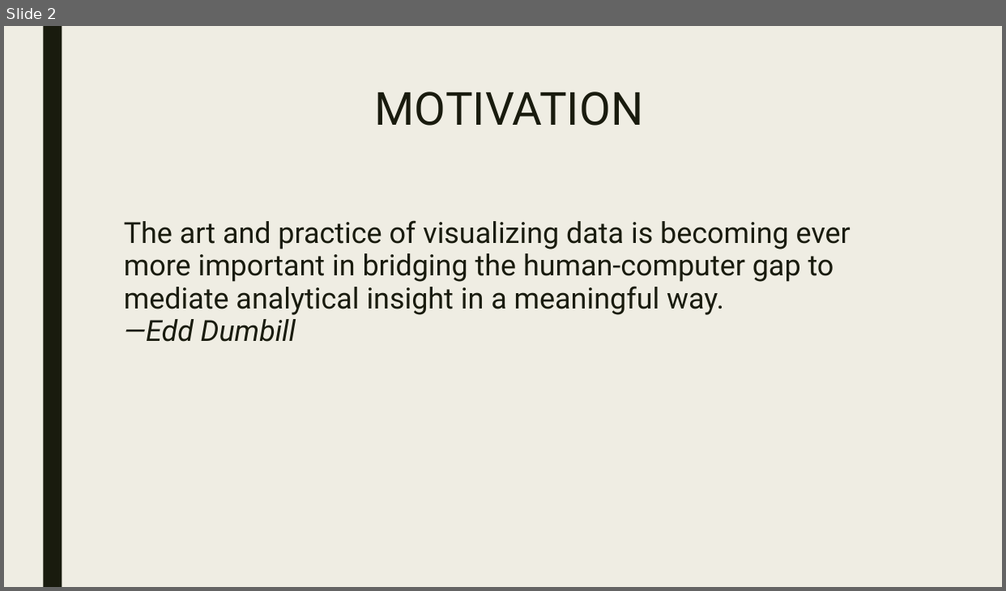
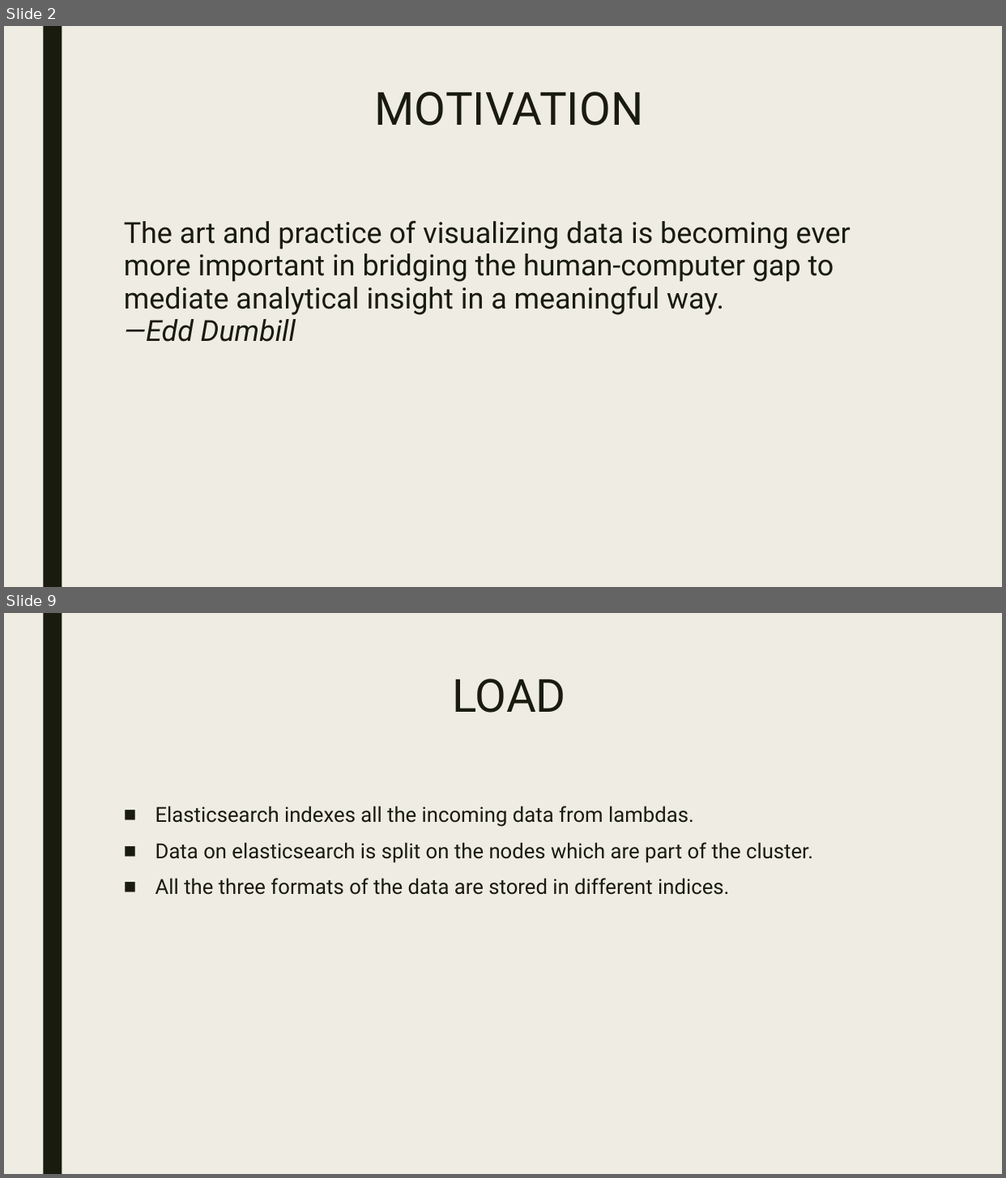
Before and after one commit to CUBigDataClass/Indian-Premier-League, a slide deck: Data Analysis & Visualisations of IPL.pptx. Shown one above the other, each under a label of ours: slide 2 before the commit, slides 2 and 9 after it; the slides between them are not shown. The pictures are 1006x591 and 1006x1178 pixels, drawn with LibreOffice and Linux fonts; fonts in the diff are those of the drawing. Boxes give left, top, right and bottom in pixels: in the first picture for what was removed or moved away, otherwise in the second. Text is boxed around its words. In the diff, an @@ line names an element or a change of style, - is before the commit and + after.

```diff
--- a/Data Analysis & Visualisations of IPL.pptx
+++ b/Data Analysis & Visualisations of IPL.pptx
@@ slide 9 added at [4, 613, 1002, 1174], background #EFEDE3; not listed: 1 template element that a slide beside it also shows @@
@@ title added at [452, 679, 566, 713], 44 pt, text #191B0E @@
+LOAD
@@ text added at [155, 806, 813, 895], 20 pt, text #191B0E @@
+■ Elasticsearch indexes all the incoming data from lambdas.
+■ Data on elasticsearch is split on the nodes which are part of the cluster.
+■ All the three formats of the data are stored in different indices.
```
Also in this commit, not shown: 1 slide changed, 11 other slides added.
